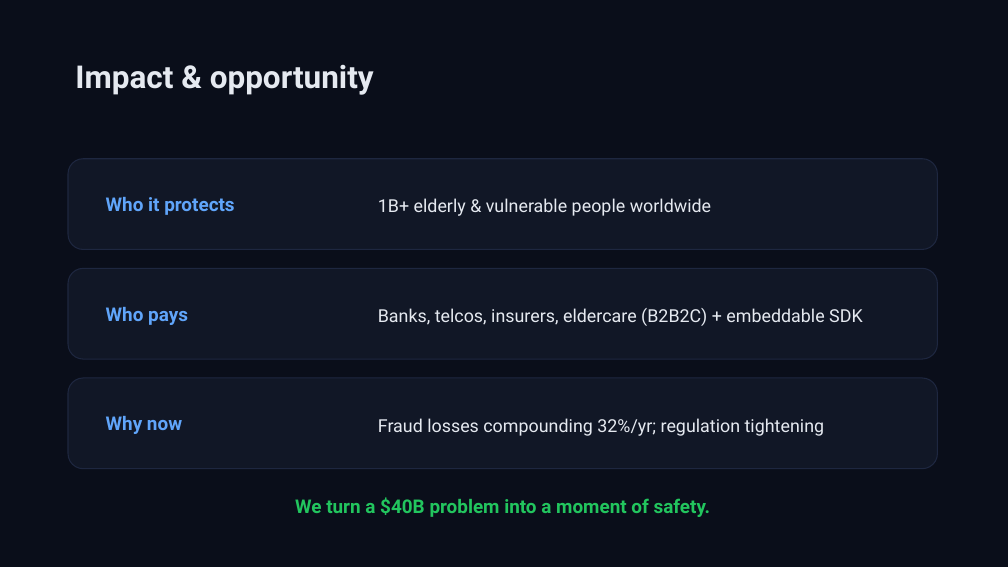
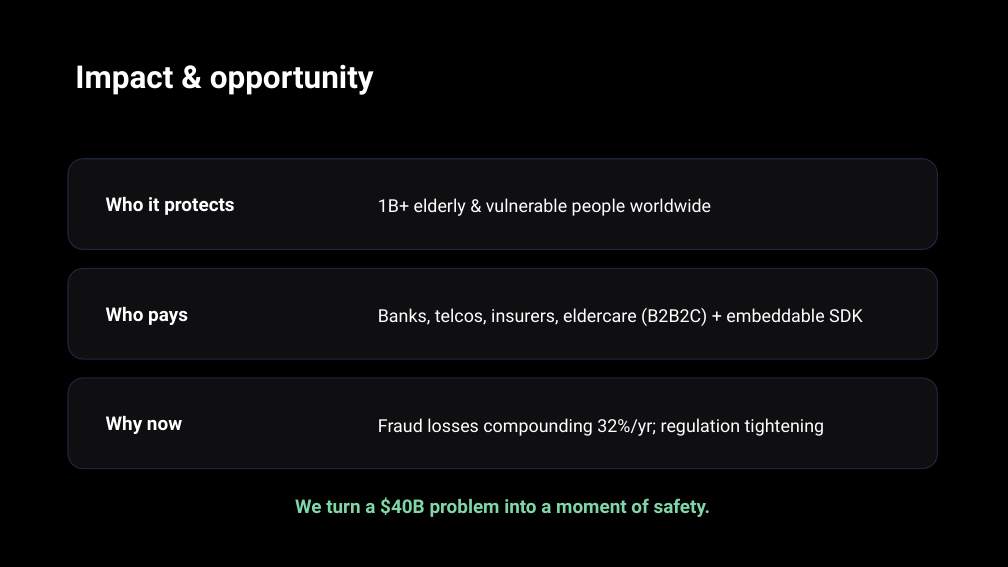
Before and after one commit to TUMO-MOGAME/Beyond-Tomorrow-Summit-AI-Future-Tech-Ecosystem-, a slide deck: slide 9 of docs/Aegis_Pitch_Deck.pptx. Drawn at 1008x567 pixels with LibreOffice and Linux fonts; fonts in the diff are those of the drawing. Boxes give left, top, right and bottom in pixels: in the first picture for what was removed or moved away, otherwise in the second. Text is boxed around its words. In the diff, an @@ line names an element or a change of style, - is before the commit and + after.

```diff
--- a/docs/Aegis_Pitch_Deck.pptx
+++ b/docs/Aegis_Pitch_Deck.pptx
@@ rectangle at (0, 0, 1008, 567): fill #0A0E1A to #000000 @@
@@ fill #111726 to #0F0F11 in 3 elements at (68, 159, 938, 250), (68, 268, 938, 359), (68, 378, 938, 469) @@
@@ text colour #60A5FA to #FFFFFF in 3 elements at (106, 196, 234, 215), (106, 306, 188, 325), (106, 415, 182, 434) @@
@@ text colour #E5E9F0 to #FFFFFF in 4 elements at (75, 64, 374, 95), (378, 198, 711, 216), (378, 308, 863, 326), (378, 418, 825, 436) @@
@@ text "We turn a $40B problem ..." at (295, 497, 710, 517): text colour #22C55E to #7FD6A6 @@
```
Also in this commit, not shown: 9 other slides changed, 15 other files.
